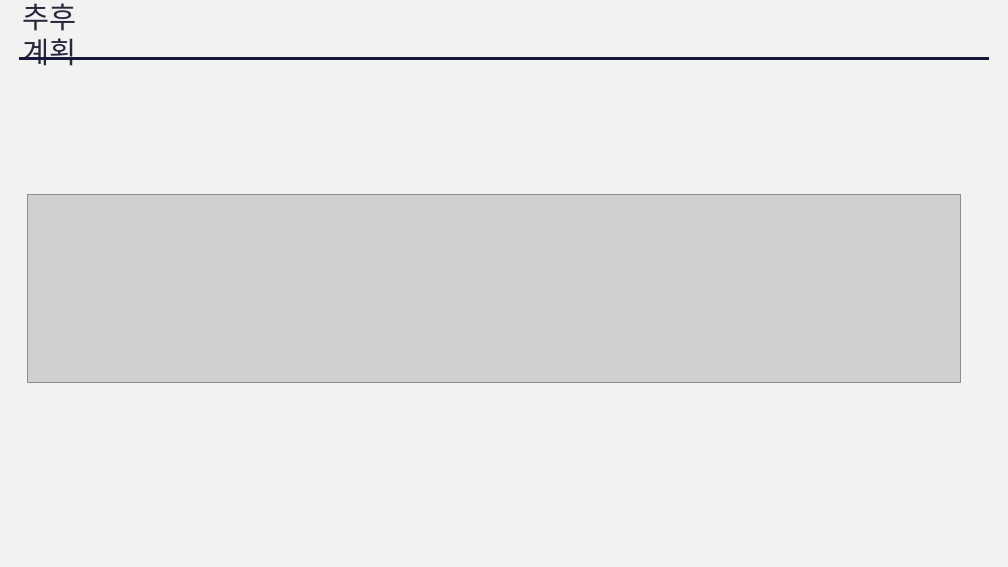
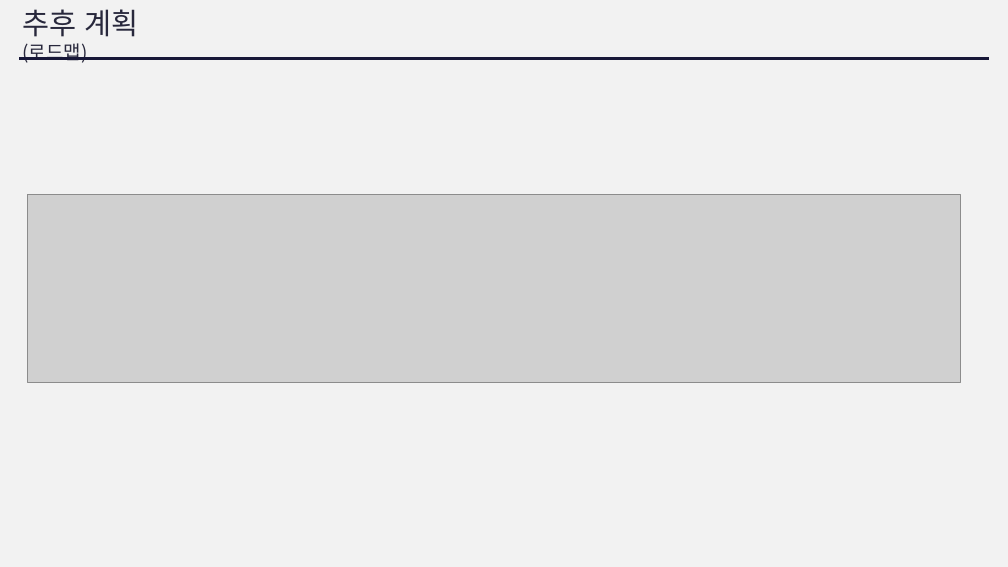
Before and after one commit to crush0408/GameMeister_GraduationProject, a slide deck: slide 8 of Docs/214_AprilReport.pptx. Drawn at 1008x567 pixels with LibreOffice and Linux fonts; fonts in the diff are those of the drawing; grey boxes stand for pictures. Boxes give left, top, right and bottom in pixels: in the first picture for what was removed or moved away, otherwise in the second. Text is boxed around its words. In the diff, an @@ line names an element or a change of style, - is before the commit and + after.

```diff
--- a/Docs/214_AprilReport.pptx
+++ b/Docs/214_AprilReport.pptx
@@ text at [23, 9, 139, 63]: text changed; size 28 to 18 pt @@
-추후 계획
+추후 계획 (로드맵)
```
Also in this commit, not shown: 3 other slides changed.
